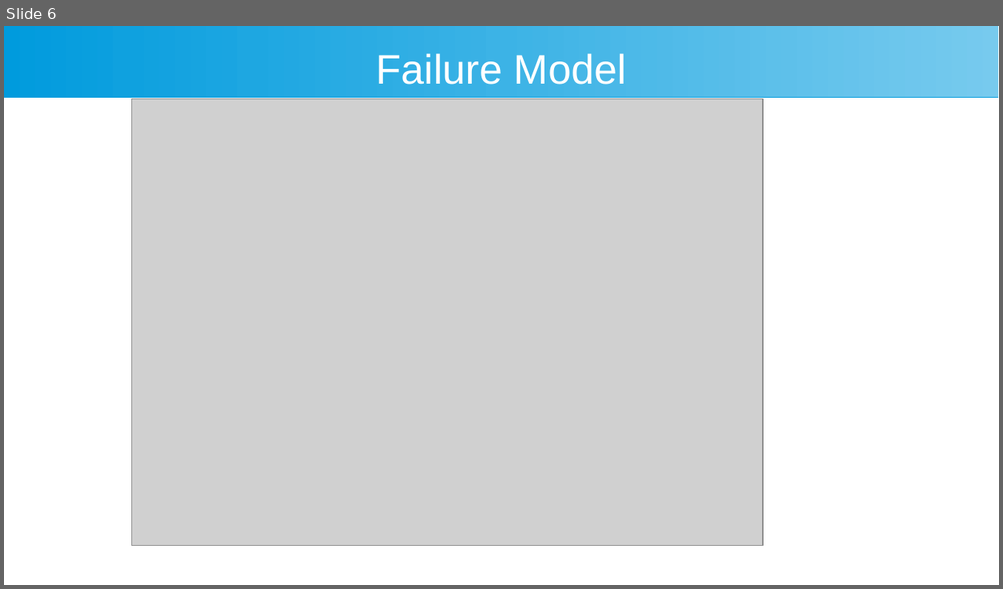
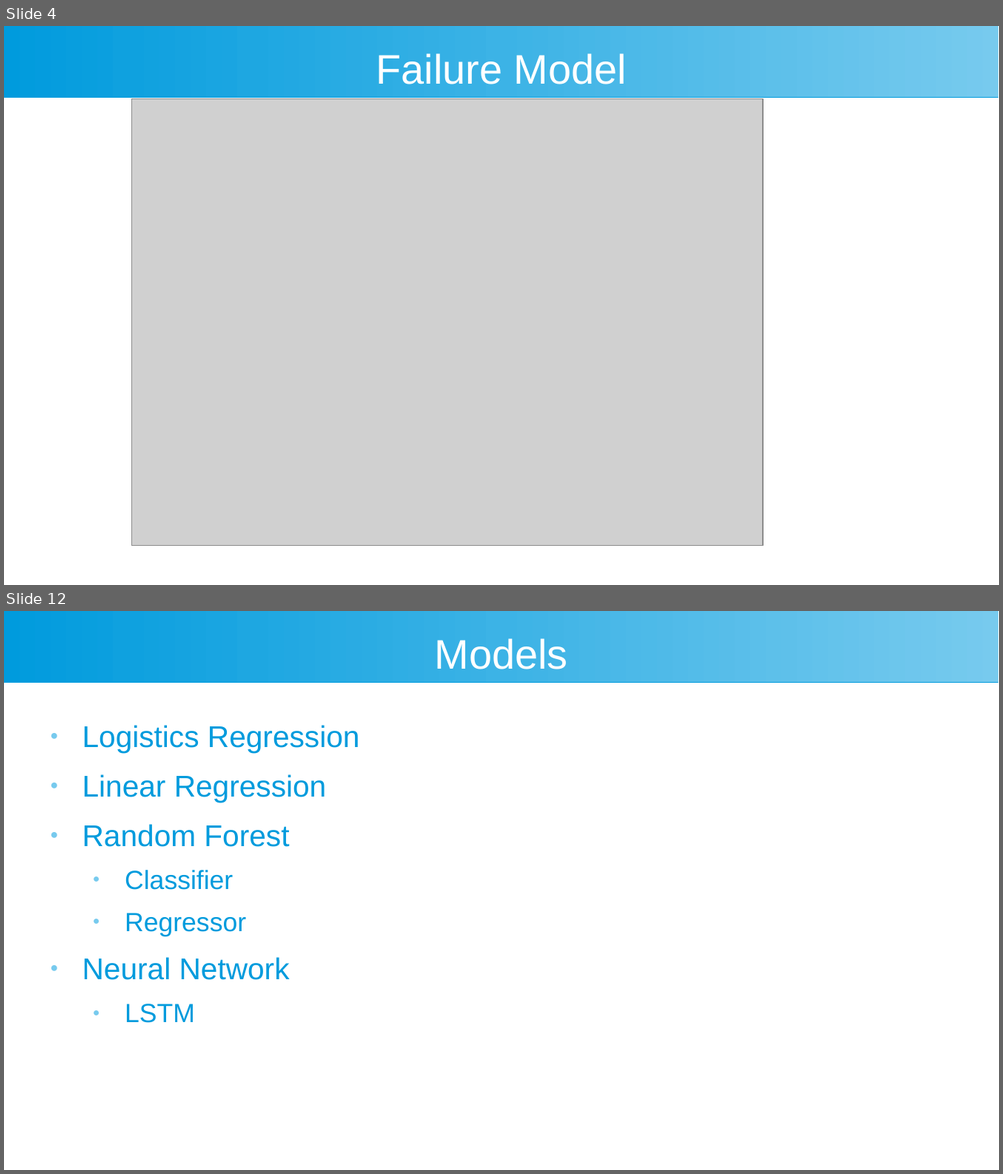
Before and after one commit to arcweld/DSI_Capstone_2, a slide deck: presentation/Weld_Capstone2.odp. Shown one above the other, each under a label of ours: slide 6 before the commit, slides 4 and 12 after it; the slides between them are not shown. The pictures are 1003x589 and 1003x1174 pixels, drawn with LibreOffice and Linux fonts; fonts in the diff are those of the drawing; grey boxes stand for pictures. Boxes give left, top, right and bottom in pixels: in the first picture for what was removed or moved away, otherwise in the second. Text is boxed around its words. In the diff, an @@ line names an element or a change of style, - is before the commit and + after.

```diff
--- a/presentation/Weld_Capstone2.odp
+++ b/presentation/Weld_Capstone2.odp
@@ slide 12 added at (4,611,999,1170), background #FFFFFF; not listed: 1 template element that a slide beside it also shows @@
@@ title added at (435,638,568,669), 33 pt, text #FFFFFF @@
+Models
@@ text added at (82,725,360,1023), 24 pt, text #009BDD @@
+● Logistics Regression
+● Linear Regression
+● Random Forest
+  ● Classifier
+  ● Regressor
+● Neural Network
+  ● LSTM
@@ what was slide 6 is now slide 4 @@
```
Also in this commit, not shown: 5 slides changed, 9 other slides added, 1 slide removed, 6 other files.
